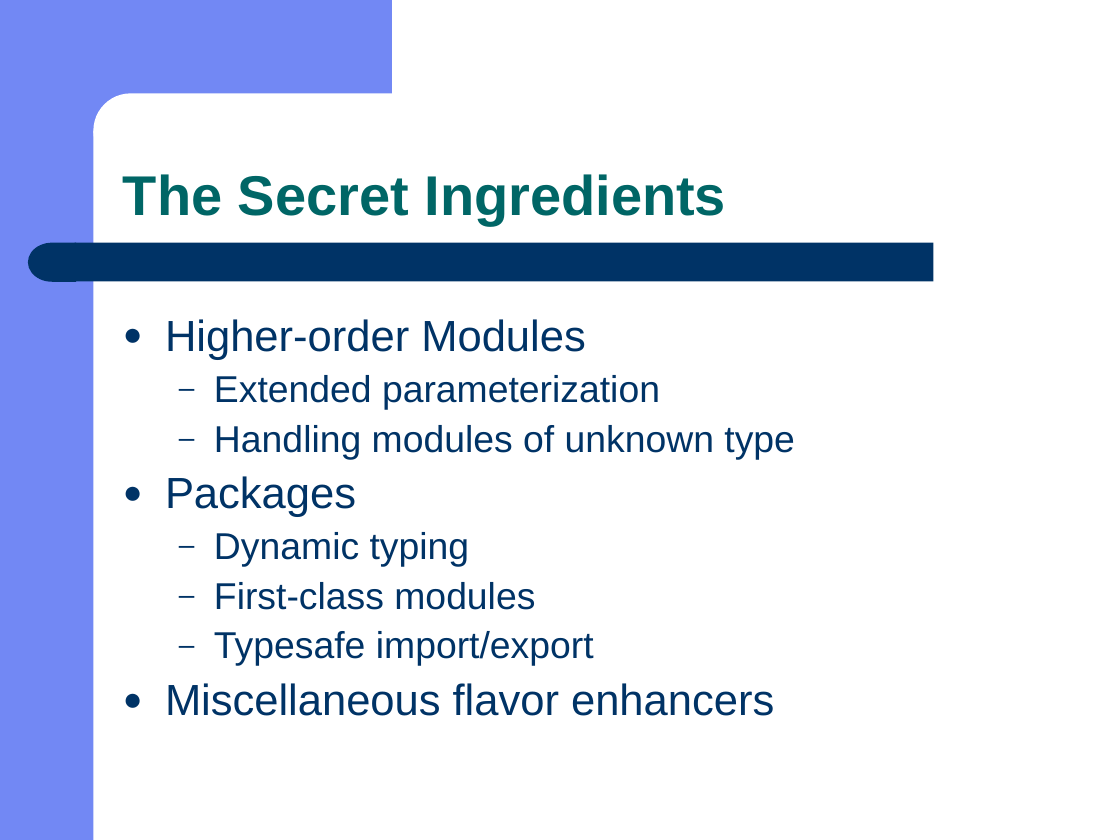
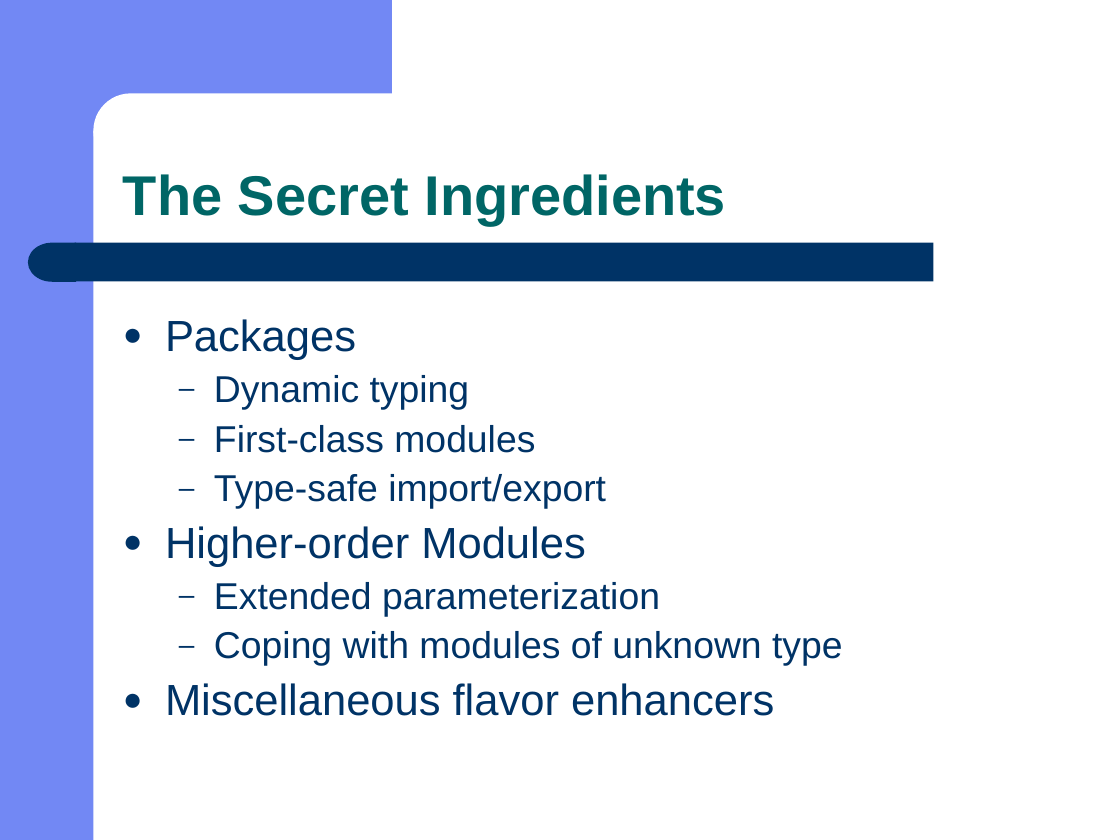
Before and after one commit to doublec/aliceml-abandoned, a slide deck: slide 7 of doc/presentations/C-Tag 2001 Alice.ppt. Drawn at 1120x840 pixels with LibreOffice and Linux fonts; fonts in the diff are those of the drawing. Boxes give left, top, right and bottom in pixels: in the first picture for what was removed or moved away, otherwise in the second. Text is boxed around its words. In the diff, an @@ line names an element or a change of style, - is before the commit and + after.

```diff
--- a/doc/presentations/C-Tag 2001 Alice.ppt
+++ b/doc/presentations/C-Tag 2001 Alice.ppt
@@ text at (165,319,795,459): paragraphs removed @@
-● Higher-order Modules
-  – Extended parameterization
-  – Handling modules of unknown type
@@ text at (165,474,843,666): text changed @@
-  – Typesafe import/export
+  – Type-safe import/export
+● Higher-order Modules
+  – Extended parameterization
+  – Coping with modules of unknown type
```
Also in this commit, not shown: 5 other slides changed.
